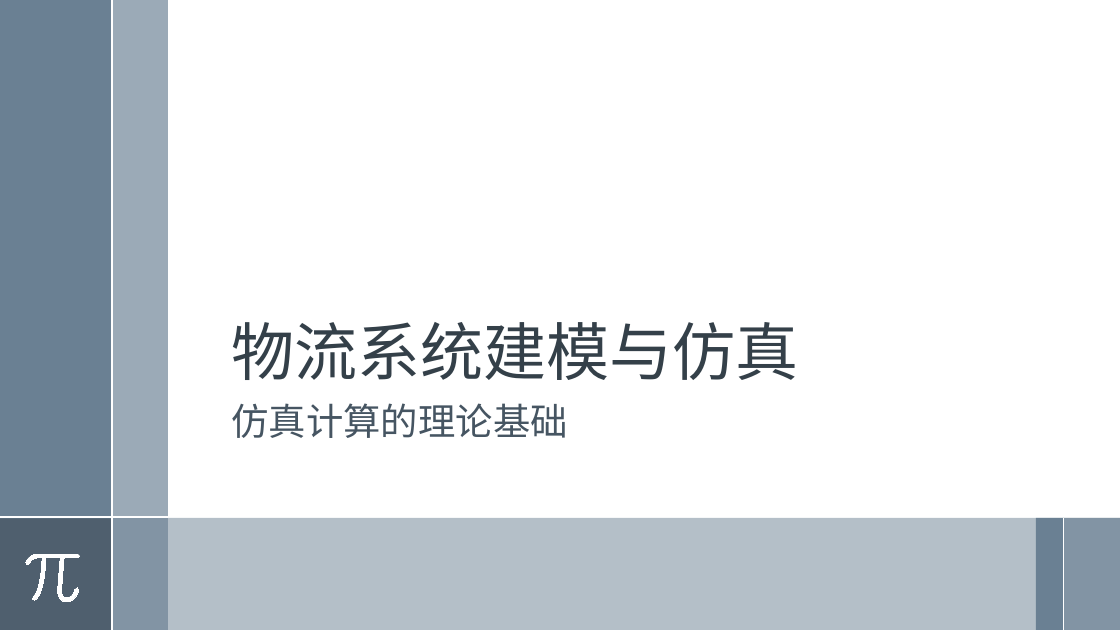
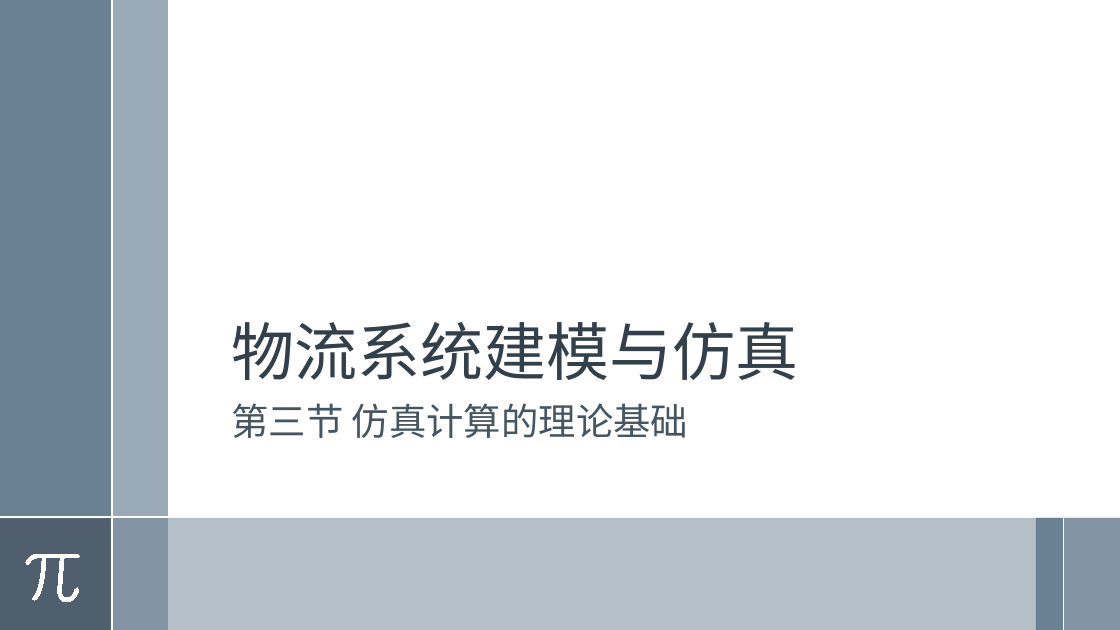
Before and after one commit to exoplanetX/SystemDynamics, a slide deck: slide 1 of 系统仿真-2-计算基础.pptx. Drawn at 1120x630 pixels with LibreOffice and Linux fonts; fonts in the diff are those of the drawing; background and template pictures are left out. Boxes give left, top, right and bottom in pixels: in the first picture for what was removed or moved away, otherwise in the second. Text is boxed around its words. In the diff, an @@ line names an element or a change of style, - is before the commit and + after.

```diff
--- a/系统仿真-2-计算基础.pptx
+++ b/系统仿真-2-计算基础.pptx
@@ subtitle at (232, 403, 688, 438): text changed @@
-仿真计算的理论基础
+第三节 仿真计算的理论基础
```
Also in this commit, not shown: 6 other slides changed, 5 slides removed.
